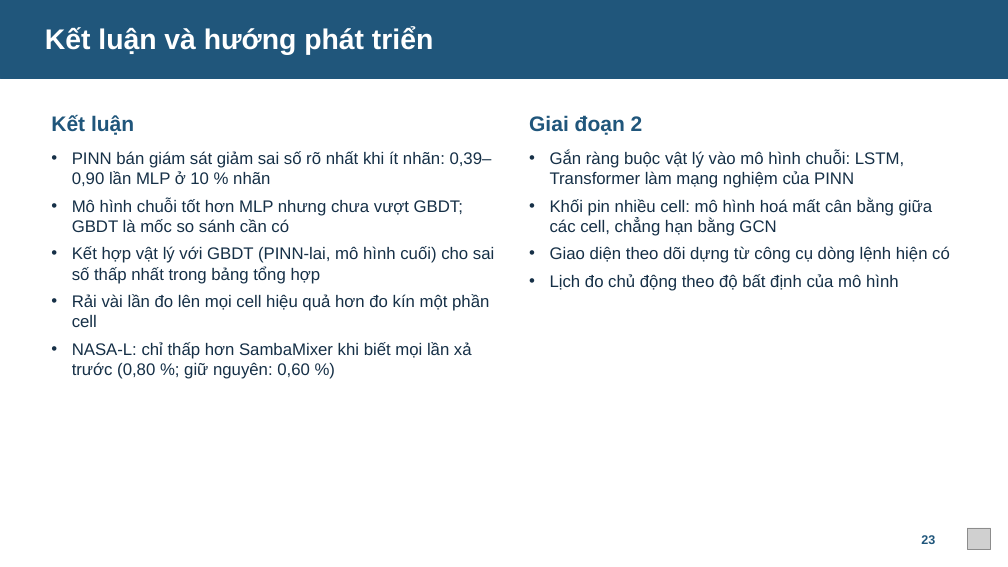
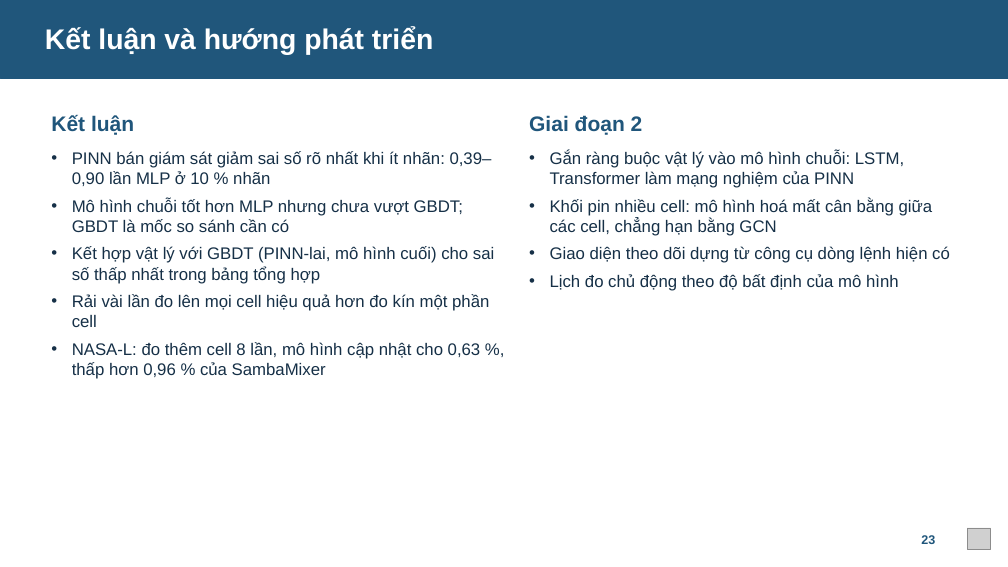
Before and after one commit to huynhquocthang1805/-n-cn, a slide deck: slide 23 of pinn-soh/slide/Thuyet_trinh_DACN_Nhom15.pptx. Drawn at 1008x567 pixels with LibreOffice and Linux fonts; fonts in the diff are those of the drawing; grey boxes stand for pictures. Boxes give left, top, right and bottom in pixels: in the first picture for what was removed or moved away, otherwise in the second. Text is boxed around its words. In the diff, an @@ line names an element or a change of style, - is before the commit and + after.

```diff
--- a/pinn-soh/slide/Thuyet_trinh_DACN_Nhom15.pptx
+++ b/pinn-soh/slide/Thuyet_trinh_DACN_Nhom15.pptx
@@ text at [72,342,481,379]: text changed @@
-• NASA-L: chỉ thấp hơn SambaMixer khi biết mọi lần xả trước (0,80 %; giữ nguyên: 0,60 %)
+• NASA-L: đo thêm cell 8 lần, mô hình cập nhật cho 0,63 %, thấp hơn 0,96 % của SambaMixer
```
Also in this commit, not shown: 3 other slides changed, 9 other files.
